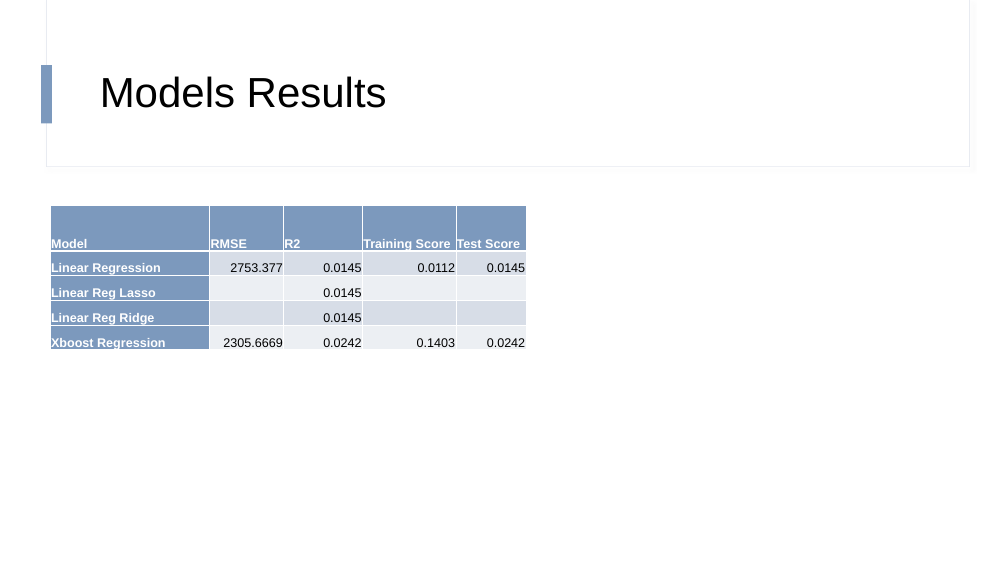
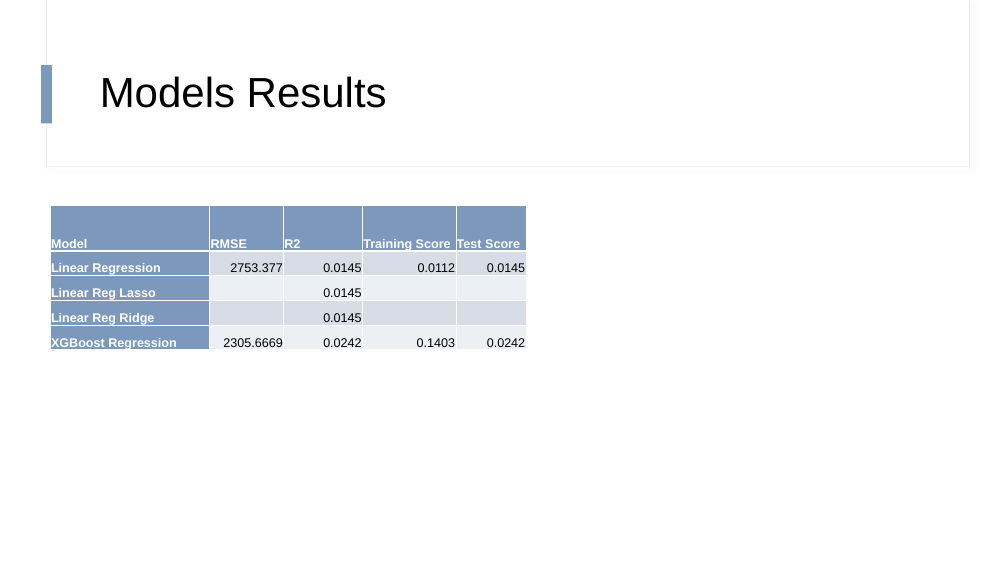
Before and after one commit to hapl/predict-flight-delays, a slide deck: slide 12 of output/presentation/Project_presentation_v2.pptx. Drawn at 1008x567 pixels with LibreOffice and Linux fonts; fonts in the diff are those of the drawing. Boxes give left, top, right and bottom in pixels: in the first picture for what was removed or moved away, otherwise in the second. Text is boxed around its words. In the diff, an @@ line names an element or a change of style, - is before the commit and + after.

Commit message:
Fix typo presentation draft
Fix typo presentation draft

```diff
--- a/output/presentation/Project_presentation_v2.pptx
+++ b/output/presentation/Project_presentation_v2.pptx
@@ table at box(50, 206, 526, 354) @@
-row 5, column 1: Xboost Regression
+row 5, column 1: XGBoost Regression
```
